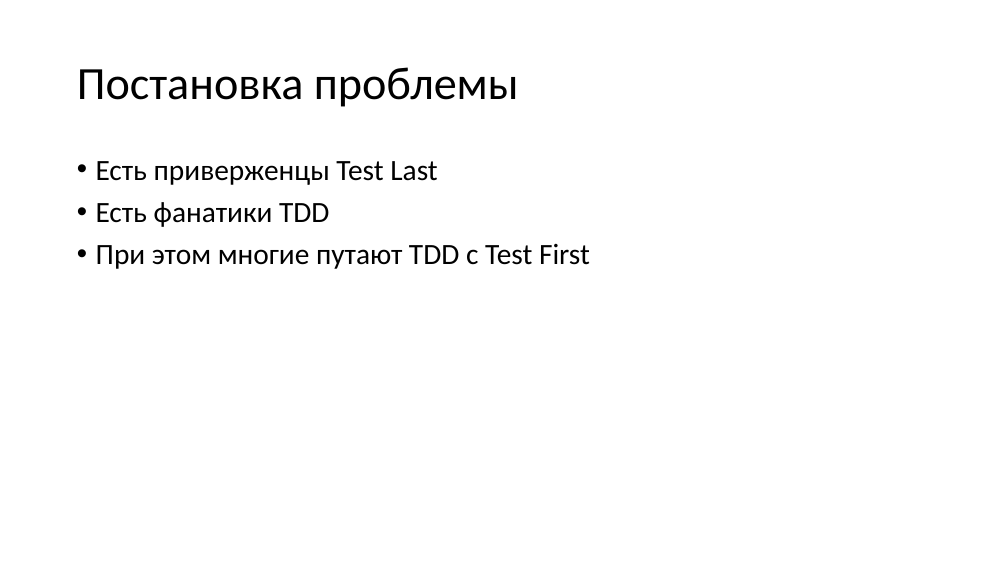
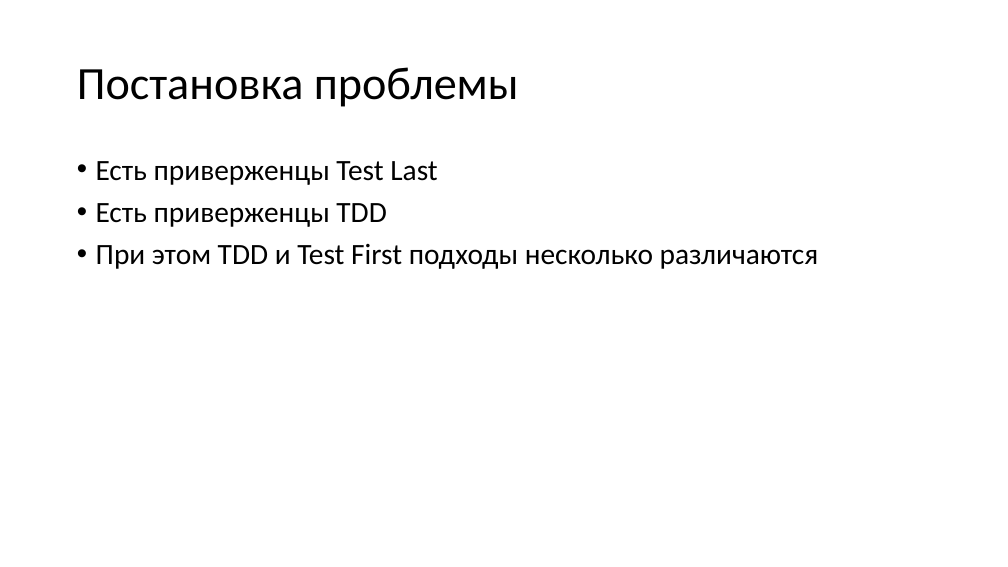
Before and after one commit to kugushev/presentations, a slide deck: slide 3 of Presentation.pptx. Drawn at 1008x567 pixels with LibreOffice and Linux fonts; fonts in the diff are those of the drawing. Boxes give left, top, right and bottom in pixels: in the first picture for what was removed or moved away, otherwise in the second. Text is boxed around its words. In the diff, an @@ line names an element or a change of style, - is before the commit and + after.

```diff
--- a/Presentation.pptx
+++ b/Presentation.pptx
@@ text at (x1=96, y1=203, x2=819, y2=269): text changed @@
-• Есть фанатики TDD
-• При этом многие путают TDD с Test First
+• Есть приверженцы TDD
+• При этом TDD и Test First подходы несколько различаются
```
Also in this commit, not shown: 6 other slides changed, 1 other file.
